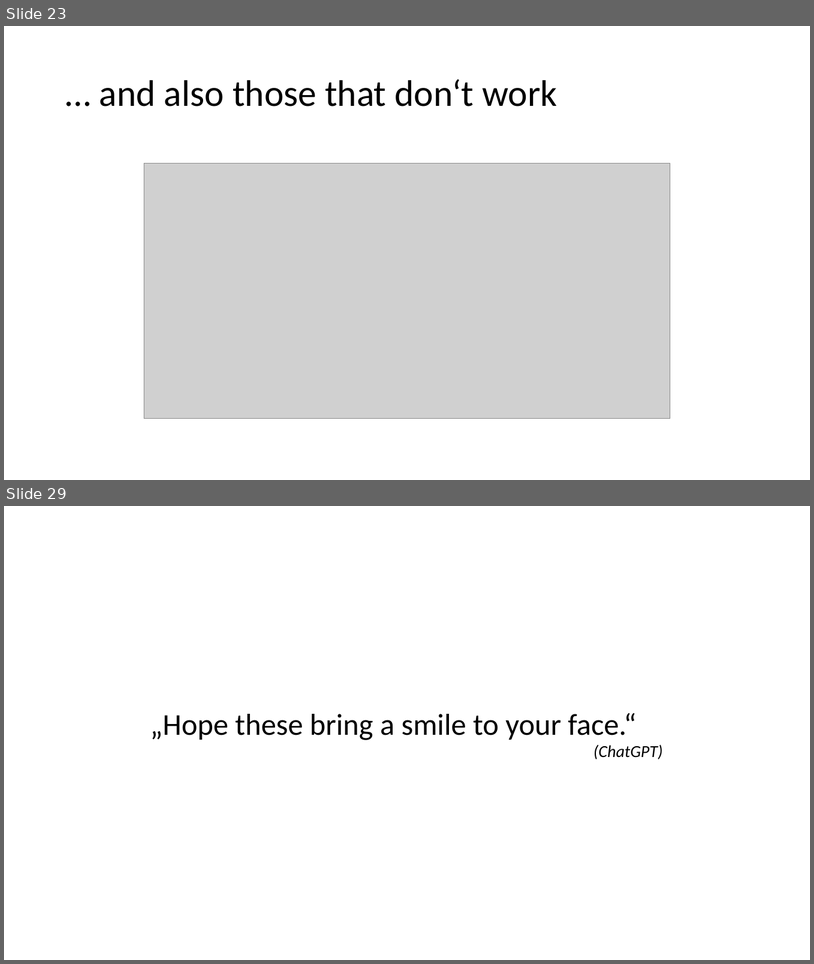
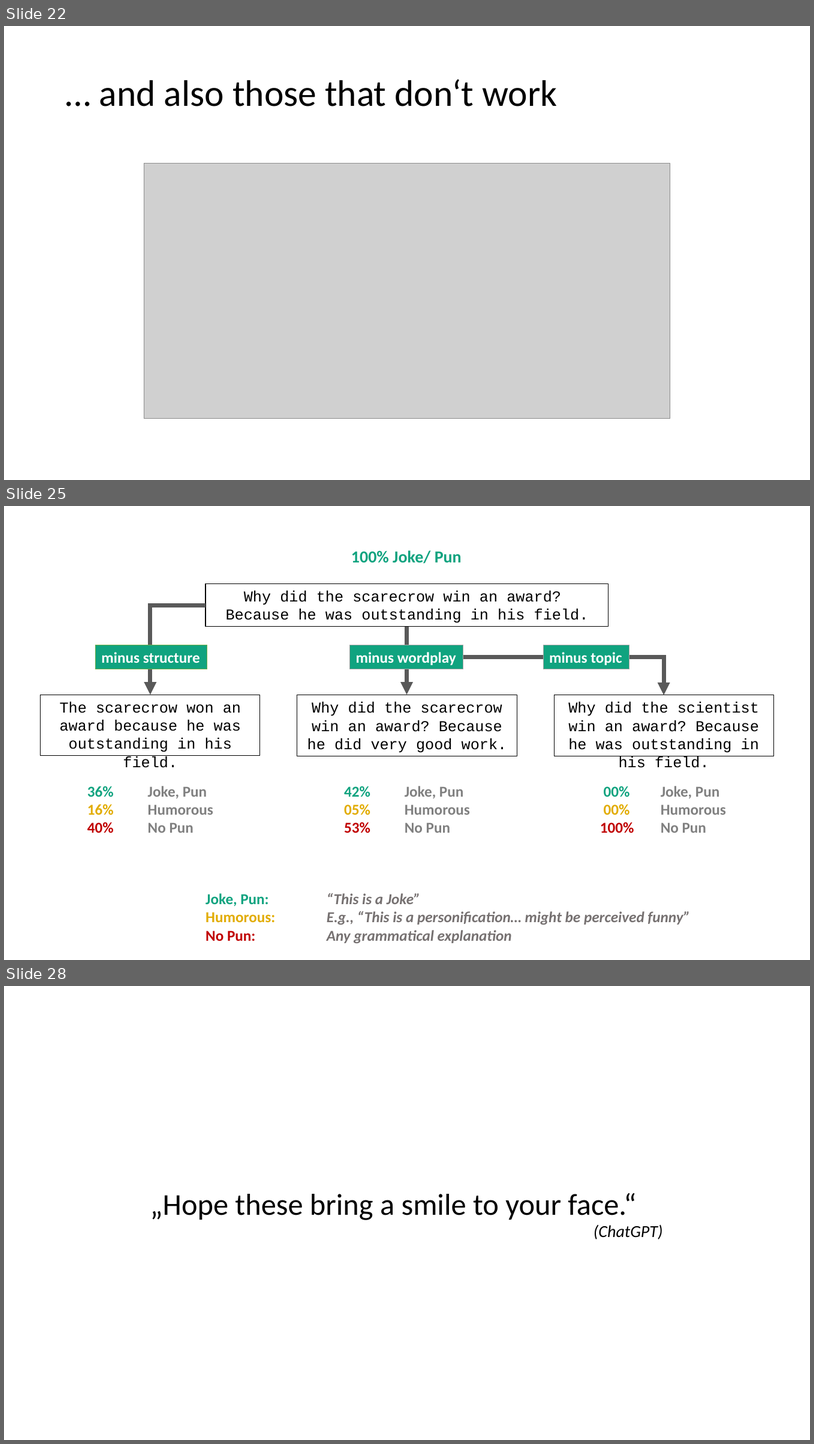
Before and after one commit to sciphie/JokeGPT, a slide deck: ChatGPT is fun –.pptm. Shown one above the other, each under a label of ours: slides 23 and 29 before the commit, slides 22, 25 and 28 after it; the slides between them are not shown. The pictures are 814x964 and 814x1444 pixels, drawn with LibreOffice and Linux fonts; fonts in the diff are those of the drawing; grey boxes stand for pictures. Boxes give left, top, right and bottom in pixels: in the first picture for what was removed or moved away, otherwise in the second. Text is boxed around its words. In the diff, an @@ line names an element or a change of style, - is before the commit and + after.

```diff
--- a/ChatGPT is fun –.pptm
+++ b/ChatGPT is fun –.pptm
@@ slide 25 added at box(4, 506, 810, 960), background #FFFFFF @@
@@ text added at box(351, 550, 462, 564), 20 pt, text #10A37F, bold @@
+100% Joke/ Pun
@@ rectangle added at box(206, 583, 609, 627), outline #000000 0.75 pt, 18 pt, text #000000 @@
+Why did the scarecrow win an award?
+Because he was outstanding in his field.
@@ elbow arrow added from (206, 605) to (150, 695), #595959 5 pt @@
@@ arrow added from (407, 627) to (407, 695), #595959 5 pt @@
@@ rectangle added at box(95, 645, 207, 669), fill #10A37F, outline #70AD47 0.5 pt, 18 pt, text #FFFFFF, bold @@
+minus structure
@@ rectangle added at box(350, 645, 463, 669), fill #10A37F, outline #A5A5A5 0.5 pt, 18 pt, text #FFFFFF, bold @@
+minus wordplay
@@ rectangle added at box(543, 645, 630, 669), fill #10A37F, outline #A5A5A5 0.5 pt, 18 pt, text #FFFFFF, bold @@
+minus topic
@@ elbow arrow added from (463, 657) to (664, 695), #595959 5 pt @@
@@ rectangle added at box(40, 695, 260, 756), outline #000000 0.75 pt, 18 pt, text #000000 @@
+The scarecrow won an award because he was outstanding in his field.
@@ rectangle added at box(297, 695, 517, 756), outline #000000 0.75 pt, 18 pt, text #000000 @@
+Why did the scarecrow win an award? Because he did very good work.
@@ rectangle added at box(555, 695, 774, 756), outline #000000 0.75 pt, 18 pt, text #000000 @@
+Why did the scientist win an award? Because he was outstanding in his field.
@@ text added at box(87, 786, 213, 832), 18 pt, text #808080, bold @@
+36% Joke, Pun
+16% Humorous
+40% No Pun
@@ text added at box(344, 786, 470, 832), 18 pt, text #808080, bold @@
+42% Joke, Pun
+05% Humorous
+53% No Pun
@@ text added at box(604, 786, 726, 832), 18 pt, text #808080, bold @@
+00% Joke, Pun
+00% Humorous
+100% No Pun
@@ text added at box(206, 892, 690, 943), 18 pt, text #767171, bold, italic @@
+Joke, Pun: “This is a Joke”
+Humorous: E.g., “This is a personification… might be perceived funny”
+No Pun: Any grammatical explanation
@@ what was slide 23 is now slide 22 @@
@@ what was slide 29 is now slide 28 @@
```
Also in this commit, not shown: 15 slides changed, 2 slides removed, 21 other files.
